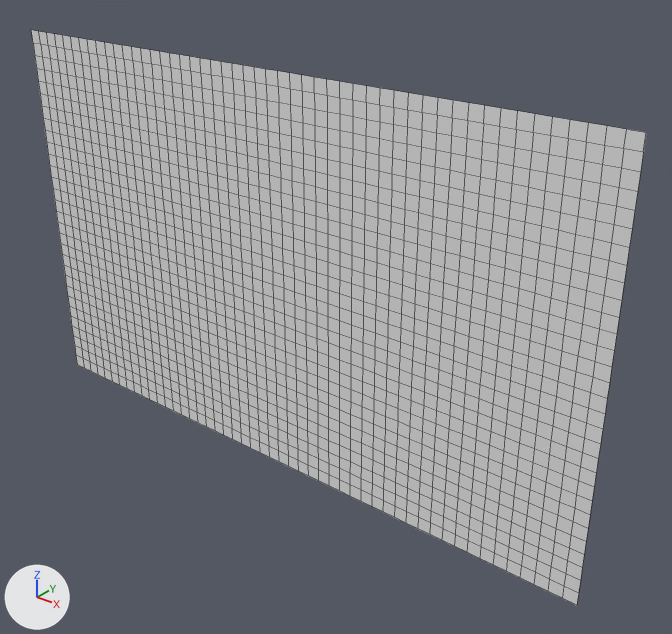
Before and after pictures for a commit that changed the OBJ model Microgue/Assets/Tiled2Unity/Meshes/demo_2.obj.
Camera for both pictures: a camera (50 mm lens) standing at (5.17, -14.18, 3.74) and looking at (-6.69, 0.64, -5.45). Lighting does not change. The marker at lower left points along +X, +Y and +Z. Mesh edges are drawn as thin lines. Where no turn or scale is listed for an object, it has been applied to the vertices.

The first picture shows 'demo_2'.
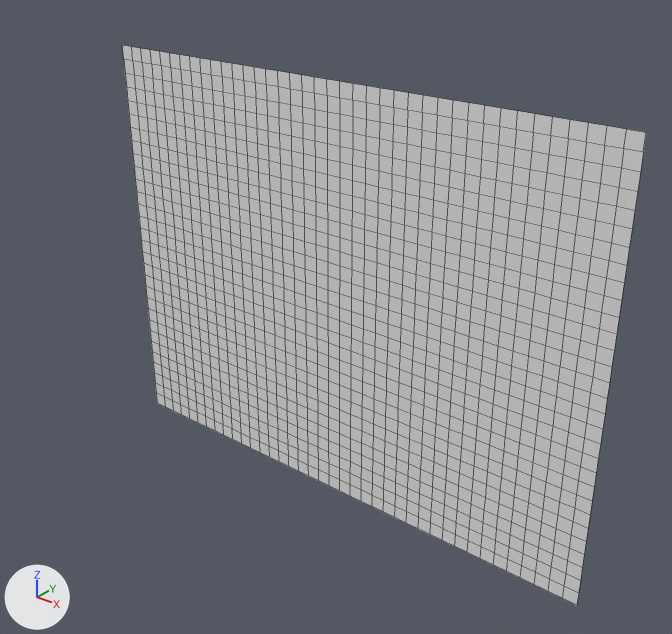
Where the change shows, as pixel boxes (x1, y1, x2, y2) in the pictures (672 x 634 px):
'demo_2', reshaped (15% narrower)
    before: (31, 30, 646, 605)
    after: (122, 45, 646, 605)
part 1 of me_demo_2, deleted
    before: (31, 30, 157, 403)

The change, as a diff of the scene's bpy script:
```diff
--- a/Microgue/Assets/Tiled2Unity/Meshes/demo_2.obj.py
+++ b/Microgue/Assets/Tiled2Unity/Meshes/demo_2.obj.py
@@ me_demo_2 @@
 # used by ob_demo_2; location = (0.0, 0.0, 0.0)
-me_demo_2.from_pydata(...)  # 1581 vertices, 1500 faces; spans x -16.0..0.0, y 0.0, z -9.6..0.0
+me_demo_2.from_pydata(...)  # 1240 vertices, 1170 faces; spans x -12.5..0.0, y 0.0, z -9.6..0.0
+# me_demo_2 part 1: 341 vertices removed from x -16.0..-12.8, y 0.0, z -9.6..0.0
```
